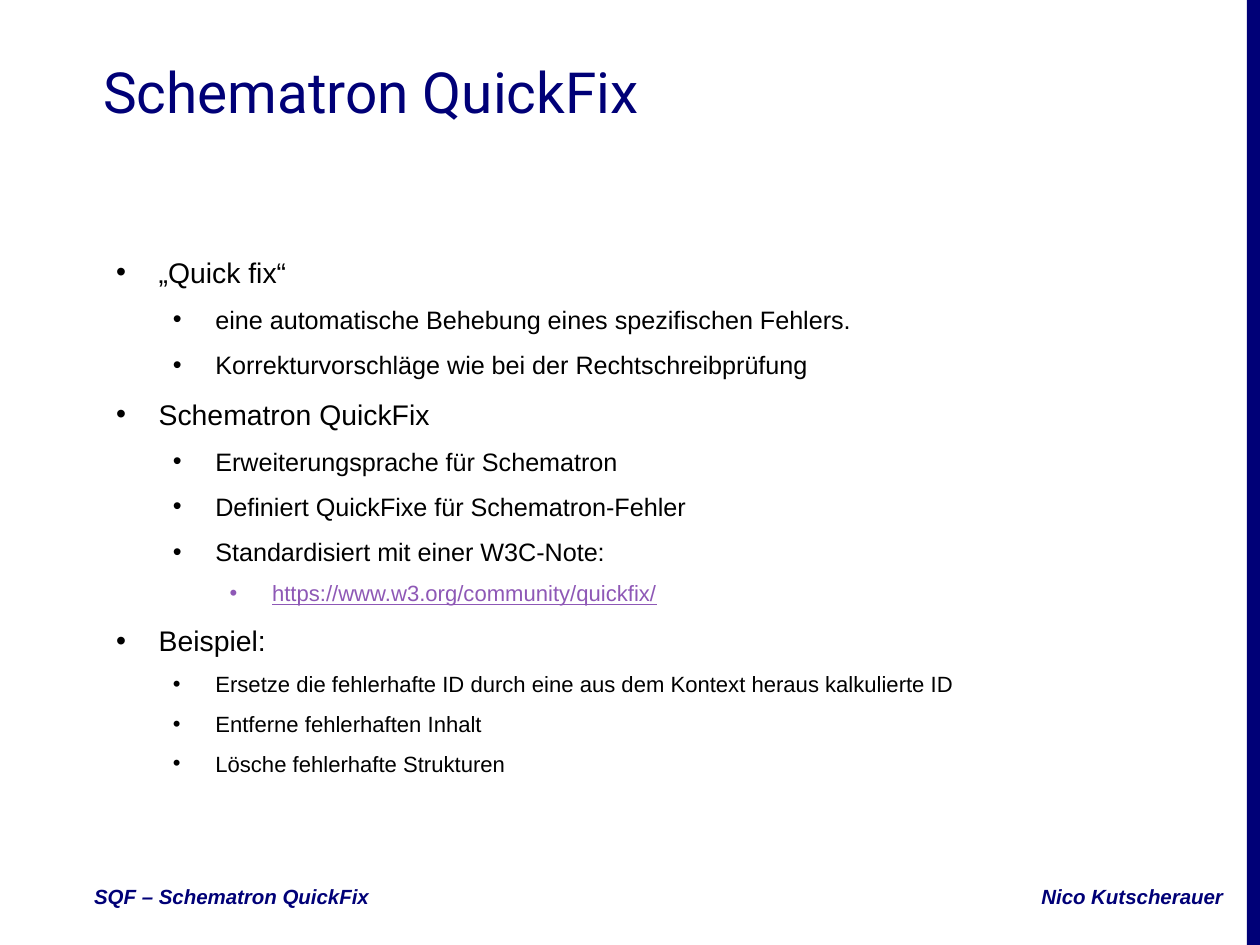
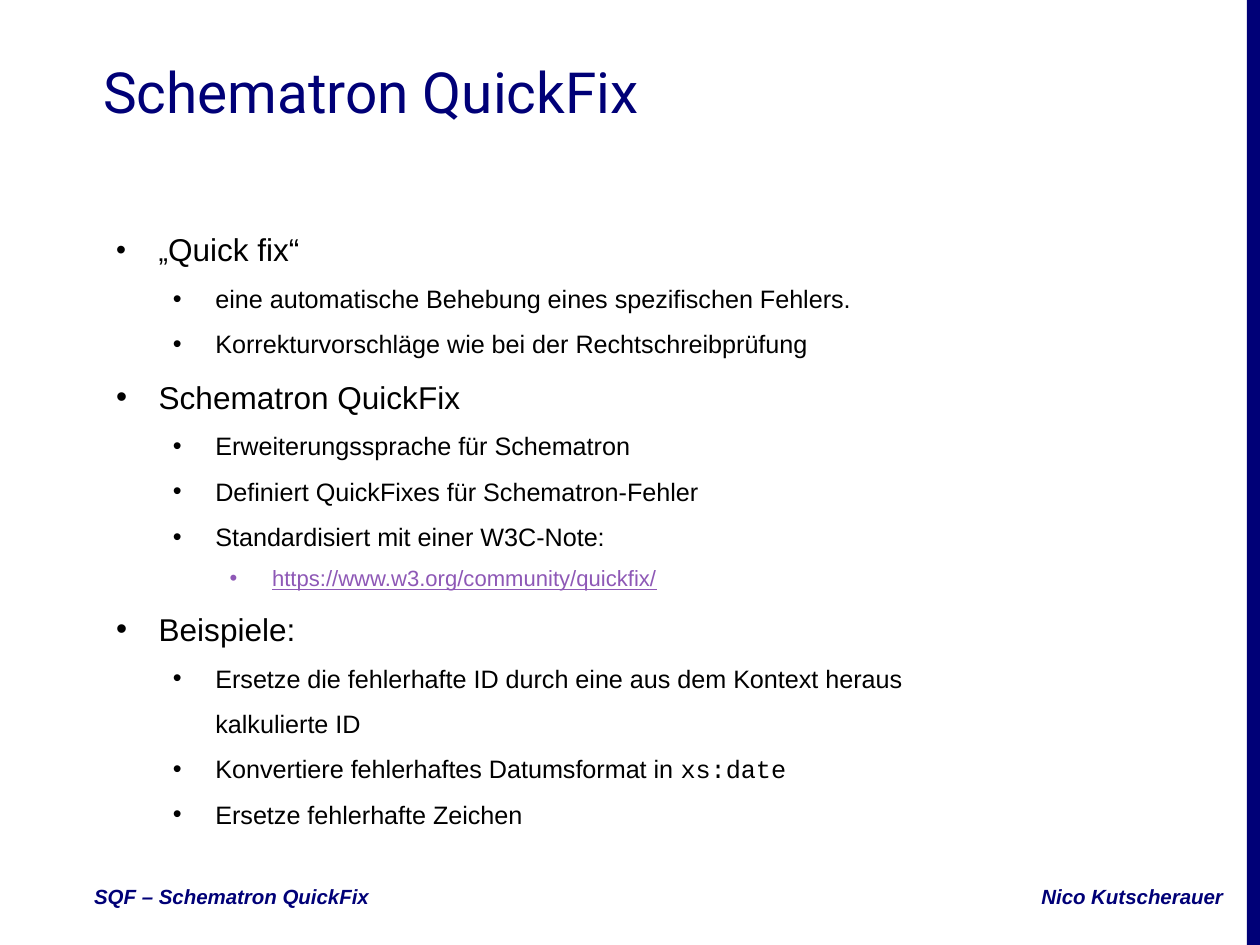
Before and after one commit to nkutsche/SchematronQuickFix-2017-11-17, a slide deck: slide 4 of SQF-Escali.pptx. Drawn at 1260x945 pixels with LibreOffice and Linux fonts; fonts in the diff are those of the drawing; background and template pictures are left out. Boxes give left, top, right and bottom in pixels: in the first picture for what was removed or moved away, otherwise in the second. Text is boxed around its words. In the diff, an @@ line names an element or a change of style, - is before the commit and + after.

Commit message:
Slide update and styling + PDF

```diff
--- a/SQF-Escali.pptx
+++ b/SQF-Escali.pptx
@@ subtitle at bbox=[159, 238, 902, 734]: size 18 to 20 pt in "„Quick fix“", "Schematron QuickFix"; size 14 to 16 pt in "Ersetze die fehlerhafte ID durch eine aus ..." @@
@@ subtitle at bbox=[215, 436, 698, 506]: text changed @@
-  • Erweiterungsprache für Schematron
-  • Definiert QuickFixe für Schematron-Fehler
+  • Erweiterungssprache für Schematron
+  • Definiert QuickFixes für Schematron-Fehler
@@ subtitle at bbox=[159, 618, 296, 647]: text changed; size 18 to 20 pt @@
-• Beispiel:
+• Beispiele:
@@ subtitle at bbox=[215, 759, 787, 825]: text changed; size 14 to 16 pt @@
-  • Entferne fehlerhaften Inhalt
-  • Lösche fehlerhafte Strukturen
+  • Konvertiere fehlerhaftes Datumsformat in xs:date
+  • Ersetze fehlerhafte Zeichen
```
Also in this commit, not shown: 14 other slides changed, 2 other files.
